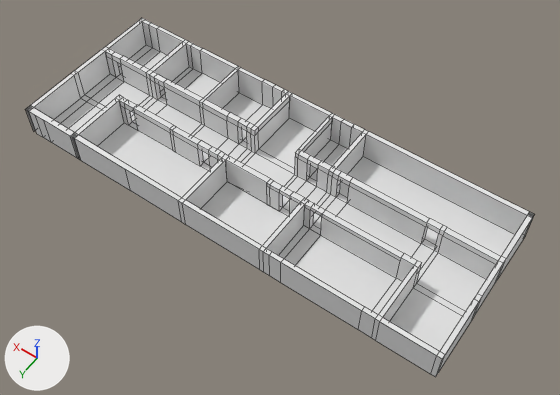
Before and after pictures for a commit that changed the Blender file epit'scape/Assets/Scenes/maps/map/Etage1-2.blend.
Camera for both pictures: a 50 mm camera at (-26.7, 35.3, 54.2) aimed at (-2.1, 0.8, 0.0). The lights are fixed; the arrows at lower left show +X, +Y and +Z. Mesh edges are drawn as thin lines.

The scene before the commit, as lines of its bpy script (objects in view):
```python
me_plane = bpy.data.meshes.new('Plane')
me_plane.from_pydata(...)  # 570 vertices, 543 faces, 3 loose edges; spans x -1.0..1.0, y -1.27..1.27, z 0.0..0.4
ob_plane = bpy.data.objects.new('Plane', me_plane)
ob_plane.location = (0.0, -0.01, 0.02)
ob_plane.scale = (21.5, 6.29, 7.43)
```
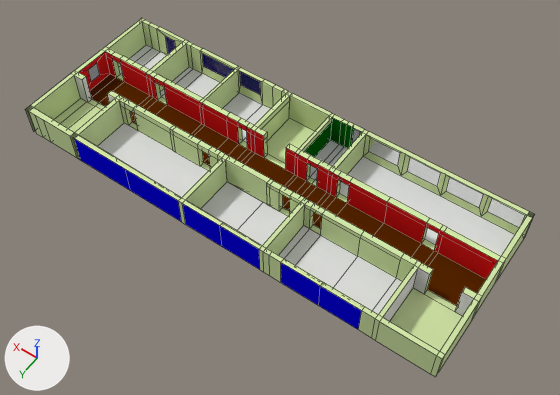
Where the change shows, as pixel boxes [x1, y1, x2, y2] in the pictures (560 x 395 px):
part 1 of me_plane, built on
    before: [27, 29, 531, 329]
    after: [27, 29, 535, 329]
part 2 of me_plane, recoloured (white to green)
    both: [25, 18, 534, 377]
part 3 of me_plane, recoloured (white to red)
    both: [105, 52, 498, 279]
part 4 of me_plane, recoloured (white to brown)
    both: [90, 74, 486, 306]
part 5 of me_plane, recoloured (white to green)
    both: [304, 117, 341, 157]
part 6 of me_plane, recoloured (white to blue)
    both: [75, 139, 182, 222]

Edits to the bpy script that builds the scene:
```text
Add mat_glass:
    mat_glass = bpy.data.materials.new('Glass')
    mat_glass.use_nodes = True; mat_glass.node_tree.nodes.clear()
    _N = mat_glass.node_tree.nodes; _L = mat_glass.node_tree.links
    n0 = _N.new('ShaderNodeOutputMaterial'); n0.name = 'Material Output'
    n1 = _N.new('ShaderNodeBsdfGlass'); n1.name = 'Glass BSDF'
    n1.distribution = 'BECKMANN'
    n1.inputs[0].default_value = (0.8, 0.8, 0.8, 1.0)  # 'Color', white #e7e7e7
    n1.inputs[2].default_value = 1.45  # 'IOR'
    _L.new(n1.outputs[0], n0.inputs[0])  # 'BSDF' to 'Surface'
Add mat_toilet_wall:
    mat_toilet_wall = diffuse_material('Toilet Wall')
    mat_toilet_wall.base_color = (0.0, 0.142, 0.0027)  # dark green #006909
Add mat_store_wall:
    mat_store_wall = diffuse_material('Store Wall')
    mat_store_wall.base_color = (0.00145, 0.0, 0.8)  # blue #0500e7
Add mat_room_wall:
    mat_room_wall = diffuse_material('Room Wall')
    mat_room_wall.base_color = (0.655, 0.8, 0.393)  # green #d4e7a8
Add mat_corridor_floor:
    mat_corridor_floor = diffuse_material('Corridor Floor')
    mat_corridor_floor.base_color = (0.0946, 0.0209, 0.0)  # brown #572800
Add mat_corridor_wall:
    mat_corridor_wall = diffuse_material('Corridor Wall')
    mat_corridor_wall.base_color = (0.8, 0.0136, 0.0136)  # red #e71f1f
Change me_plane:
    used by ob_plane; location = (0.0, -0.01, 0.02); scale = (21.5, 6.29, 7.43)
    remove me_plane.from_pydata(...)  # 570 vertices, 543 faces, 3 loose edges; spans x -1.0..1.0, y -1.27..1.27, z 0.0..0.4
    add me_plane.from_pydata(...)  # 708 vertices, 671 faces, 3 loose edges; spans x -1.0..1.0, y -1.27..1.27, z 0.0..0.4
    me_plane part 1
    48 faces are deleted
    67 vertices are added at x -0.97..0.98, y -1.27..1.2, z 0.0..0.4
    18 new vertices lie (-0.17, 0.0, 0.0) away from vertices in x -0.34, y -0.42..1.27, z 0.0..0.4
    16 new vertices lie (0.05, 0.0, 0.0) away from vertices in x -0.98..0.73, y -0.42..0.34, z 0.0..0.4
    12 new vertices lie (-0.05, 0.0, 0.0) away from vertices in x 0.13..0.98, y -0.42..0.34, z 0.0..0.4
    7 new vertices lie (-0.18, 0.0, 0.0) away from vertices in x -0.26..0.13, y -1.2..1.27, z 0.0..0.4
    6 new vertices lie (0.15, 0.0, 0.0) away from vertices in x -0.8..-0.5, y -1.2..1.2, z 0.13..0.39
    6 new vertices lie (0.14, 0.0, 0.0) away from vertices in x -0.97..-0.42, y -1.2, z 0.13..0.39
    6 new vertices lie (0.0, 0.0, 0.22) away from vertices in x 0.3..0.98, y -0.13..1.19, z 0.11..0.17
    16 new faces join them, mat_glass
    7 new faces join them, mat_room_floor (white #e7e7e7)
    22 new faces join them, mat_corridor_wall (red #e71f1f)
    110 new faces join them, mat_room_wall (green #d4e7a8)
    4 new faces join them, mat_store_wall (blue #0500e7)
    7 new faces join them, mat_stares_wall (white #e7e7e7)
    4 new faces join them, mat_corridor_floor (brown #572800)
    6 new faces join them, mat_toilet_wall (dark green #006909)
    me_plane part 2: 353 faces spanning x -1.0..1.0, y -1.27..1.27, z 0.0..0.4 switch from no material to mat_room_wall (green #d4e7a8)
    me_plane part 3: 87 faces spanning x -0.98..0.98, y -0.33..0.34, z 0.0..0.4 switch from no material to mat_corridor_wall (red #e71f1f)
    me_plane part 4: 23 faces spanning x -0.98..0.98, y -0.33..0.25, z 0.0 switch from no material to mat_corridor_floor (brown #572800)
    me_plane part 5: 7 faces spanning x -0.26..-0.09, y -1.2..-0.42, z 0.0..0.4 switch from no material to mat_toilet_wall (dark green #006909)
    me_plane part 6: 7 faces spanning x -1.0..0.89, y -1.27..1.27, z 0.0..0.4 switch from no material to mat_store_wall (blue #0500e7)
    add me_plane.materials.append(mat_stares_wall)  # white #e7e7e7
    add me_plane.materials.append(mat_room_floor)  # white #e7e7e7
    add me_plane.materials.append(mat_glass)
```
